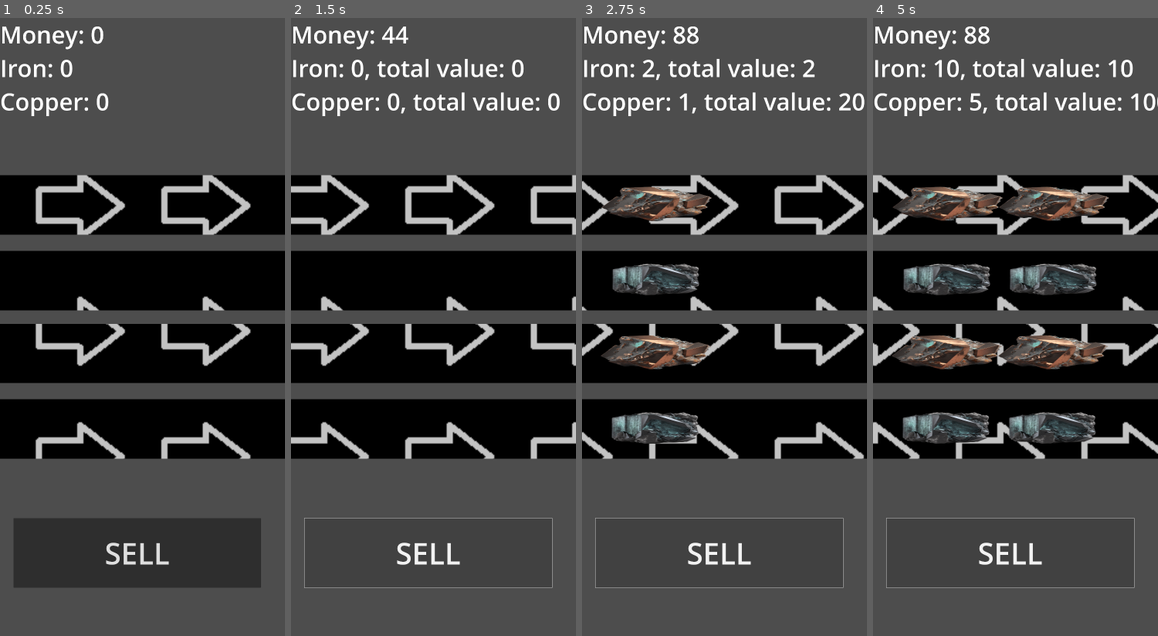
Above: before the commit, frames 1-4 (left to right).
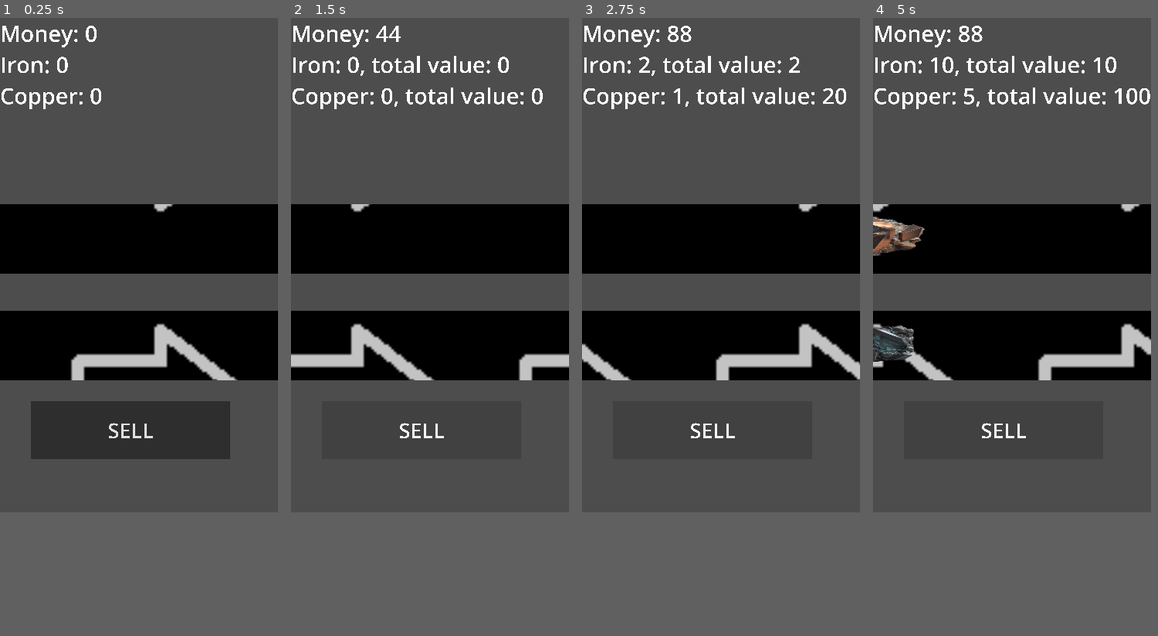
Above: after the commit, the same moments.

Repository: TheHaput/IdleProyecto
Game: Godot game, scene res://scenes/main.tscn
The game is run twice, just before and just after one commit, with the same random seed, the same clock (stepped at 60 frames per second) and the same inputs.
Inputs:
- Up to frame 1 (0.25 s): no input
- Up to frame 2 (1.5 s): click "SELL" at 0.5 s; click "SELL" at 1.25 s
- Up to frame 3 (2.75 s): click "SELL" at 2 s
- Up to frame 4 (5 s): no input
In our replay, the window is 369x800 before the commit and 360x640 after it. These sizes can differ from the game's own. Grey fills any space a smaller window leaves; there, only what the larger window draws over its background counts as a difference.

The runs differ from the first frame. In frame 1, 40% of the frame differs, in the area x 0-100%, y 1-93%; in frame 2, 34%; in frame 3, 35%; in frame 4, 36%.

Commit message:
He configurado la resolucion multiple y rescalado todas las escenas y he añadido un vBox al boton

Diff:
--- a/idleproyecto/project.godot
+++ b/idleproyecto/project.godot
@@ -17,12 +17,12 @@
 
 [display]
 
-window/size/viewport_width=1440
-window/size/viewport_height=3120
+window/size/viewport_width=90
+window/size/viewport_height=160
 window/size/window_width_override=360
 window/size/window_height_override=640
-window/stretch/mode="viewport"
-window/stretch/aspect="expand"
+window/stretch/mode="canvas_items"
+window/stretch/aspect="keep_width"
 
 [rendering]
 
--- a/idleproyecto/scenes/conveyor.tres
+++ b/idleproyecto/scenes/conveyor.tres
@@ -36,7 +36,6 @@
 
 }
 "
-graph_offset = Vector2(-146.891, 106.529)
 mode = 1
 flags/light_only = false
 nodes/fragment/0/position = Vector2(640, 220)
--- a/idleproyecto/scenes/gui.tscn
+++ b/idleproyecto/scenes/gui.tscn
@@ -12,9 +12,10 @@
 script = ExtResource("1_qhhxt")
 
 [node name="VBoxContainer" type="VBoxContainer" parent="."]
-layout_mode = 0
-offset_right = 1452.0
-offset_bottom = 3123.0
+layout_mode = 1
+offset_right = 552.0
+offset_bottom = 503.0
+scale = Vector2(0.06, 0.06)
 
 [node name="MoneyLabel" type="Label" parent="VBoxContainer"]
 texture_filter = 1
@@ -38,16 +39,26 @@
 wait_time = 0.514
 autostart = true
 
-[node name="Button" type="Button" parent="."]
+[node name="VBoxContainer2" type="VBoxContainer" parent="."]
+layout_mode = 0
+offset_left = 10.0
+offset_top = 124.0
+offset_right = 1446.09
+offset_bottom = 542.0
+scale = Vector2(0.045, 0.045)
+alignment = 1
+
+[node name="Button" type="Button" parent="VBoxContainer2"]
 texture_filter = 4
-layout_mode = 0
-offset_left = 68.0
-offset_top = 2526.0
-offset_right = 1319.0
-offset_bottom = 2877.0
+clip_contents = true
+layout_mode = 2
+size_flags_vertical = 6
+size_flags_stretch_ratio = 0.0
 theme_override_font_sizes/font_size = 150
 text = "SELL"
+icon_alignment = 1
+vertical_icon_alignment = 0
 
 [connection signal="timeout" from="Timer" to="." method="_on_timer_timeout"]
 [connection signal="timeout" from="Timer" to="VBoxContainer/IronLabel" method="_on_timer_timeout"]
-[connection signal="pressed" from="Button" to="." method="_on_button_pressed"]
+[connection signal="pressed" from="VBoxContainer2/Button" to="." method="_on_button_pressed"]
--- a/idleproyecto/scenes/main.tscn
+++ b/idleproyecto/scenes/main.tscn
@@ -10,13 +10,11 @@
 [node name="GUI" parent="." instance=ExtResource("1_ofy2d")]
 
 [node name="Conveyor" parent="." instance=ExtResource("2_43lhq")]
-position = Vector2(899, 2076)
+position = Vector2(0, 105.825)
+scale = Vector2(1.265, 0.225)
+offset = Vector2(49.9651, 0.333333)
 
 [node name="Conveyor2" parent="." instance=ExtResource("2_43lhq")]
-position = Vector2(903, 1694)
-
-[node name="Conveyor3" parent="." instance=ExtResource("2_43lhq")]
-position = Vector2(903.25, 1326)
-
-[node name="Conveyor4" parent="." instance=ExtResource("2_43lhq")]
-position = Vector2(907.25, 944)
+position = Vector2(0, 71)
+scale = Vector2(1.265, 0.225)
+offset = Vector2(49.9651, 1.93334)
--- a/idleproyecto/scripts/ConveyorBelt.gd
+++ b/idleproyecto/scripts/ConveyorBelt.gd
@@ -1,9 +1,9 @@
 extends Sprite2D # Keep extending Sprite2D since it's still the root node
 
-var slot_count = 10
+var slot_count = 20
 var slot_width = 25
 var conveyor_y_position = 0
-var slot_speed = 2.4
+var slot_speed = 2
 var conveyor_slots = []
 var item_sprites = []
 
--- a/idleproyecto/scripts/MainGameLoop.gd
+++ b/idleproyecto/scripts/MainGameLoop.gd
@@ -19,7 +19,7 @@
 
 	# Start timer that creates ores every X seconds
 	var timer = Timer.new()
-	timer.wait_time = 2.0  # Añadir un nuevo iron_resource cada 2 segundos
+	timer.wait_time = 1.5  # Añadir un nuevo iron_resource cada 2 segundos
 	timer.connect("timeout", _on_timer_timeout)
 	add_child(timer)
 	timer.start()
